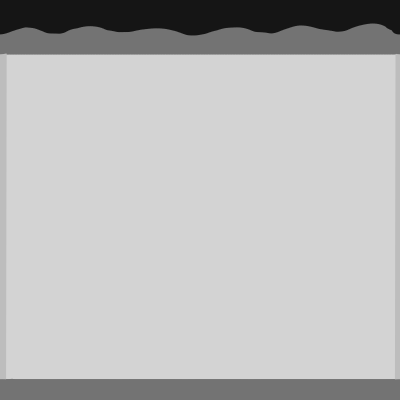
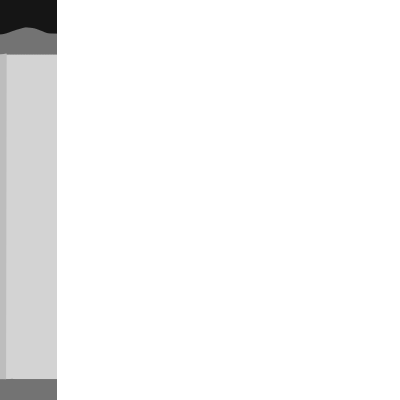
Layered file, before and after one edit (400 × 400). Changes by layer:
removed layer "Layer 3" over [57, 0, 400, 400]
added layer "Kopie von Layer 2" (1st of 3) above "Kopie von Layer 2" over [57, 0, 400, 400]
hid "Layer 2", painted on it over [57, 0, 400, 400]
